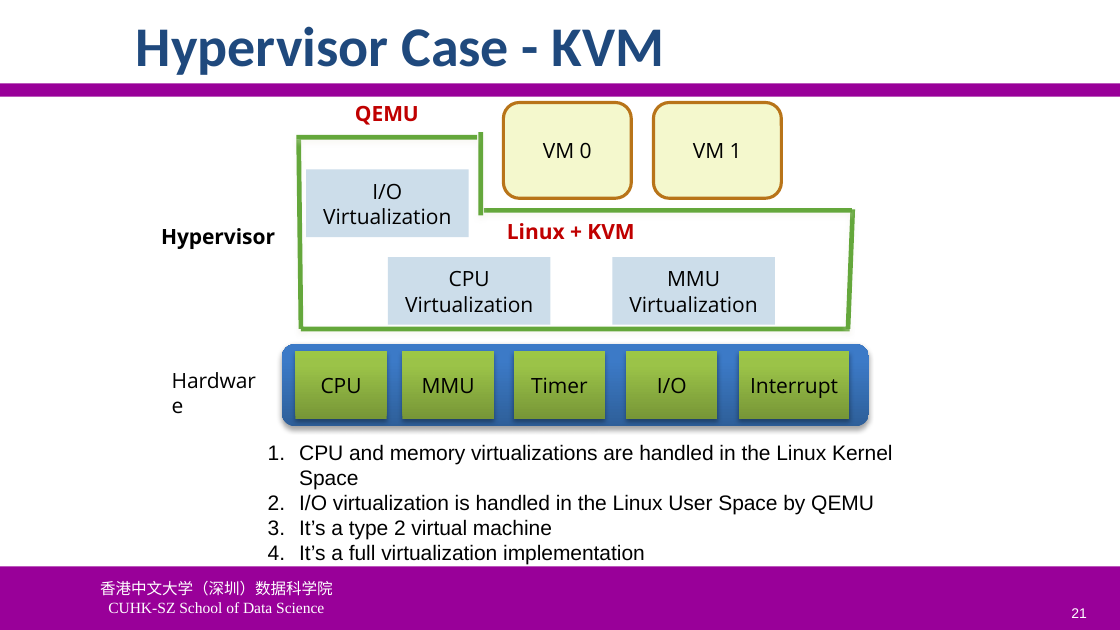
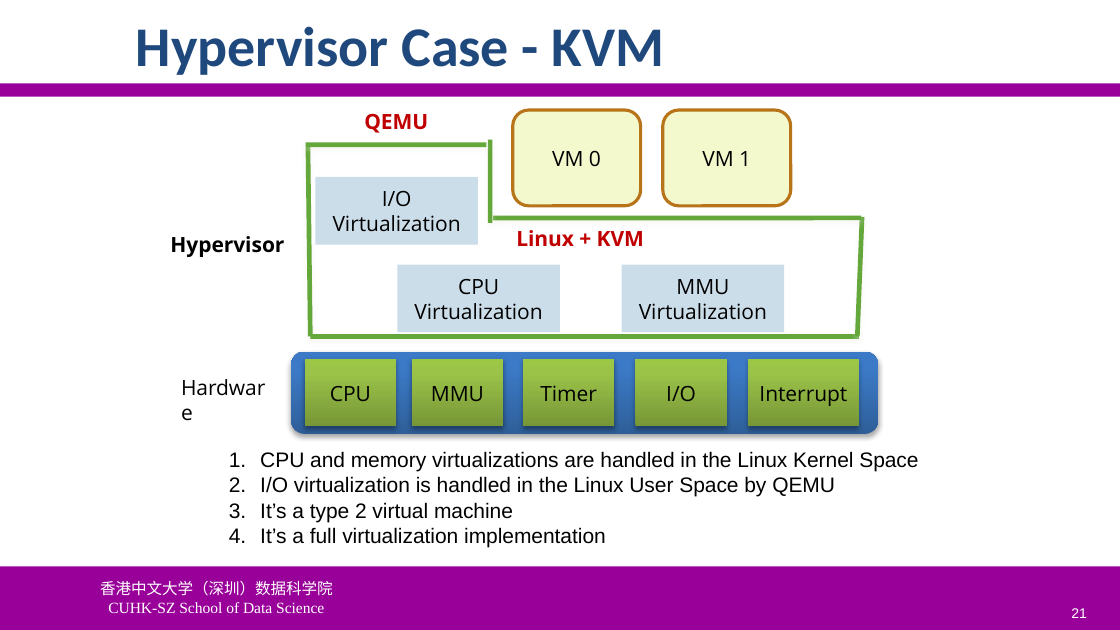
Before and after one commit to ychung1103/ychung1103.github.io, a slide deck: slide 21 of Slides/CSC6103/VT-01 Virtualization Introduction.pptx. Drawn at 1120x630 pixels with LibreOffice and Linux fonts; fonts in the diff are those of the drawing; background and template pictures are left out. Boxes give left, top, right and bottom in pixels: in the first picture for what was removed or moved away, otherwise in the second. Text is boxed around its words. In the diff, an @@ line names an element or a change of style, - is before the commit and + after.

```diff
--- a/Slides/CSC6103/VT-01 Virtualization Introduction.pptx
+++ b/Slides/CSC6103/VT-01 Virtualization Introduction.pptx
@@ 4 texts, 4 lines, 2 rectangles: place and size @@
-4 texts, 4 lines, 2 rectangles at (161, 105, 852, 396)
+4 texts, 4 lines, 2 rectangles at (170, 113, 861, 403)
@@ 6 rectangles, 3 rounded rectangles, 2 texts, 2 lines: place and size @@
-6 rectangles, 3 rounded rectangles, 2 texts, 2 lines at (281, 102, 868, 427)
+6 rectangles, 3 rounded rectangles, 2 texts, 2 lines at (291, 110, 878, 435)
@@ text "CPU and memory virtualizations are ..." rewrapped from (299, 444, 892, 565) to (260, 451, 918, 547) @@
```
Also in this commit, not shown: 8 other slides changed, 1 other file.
